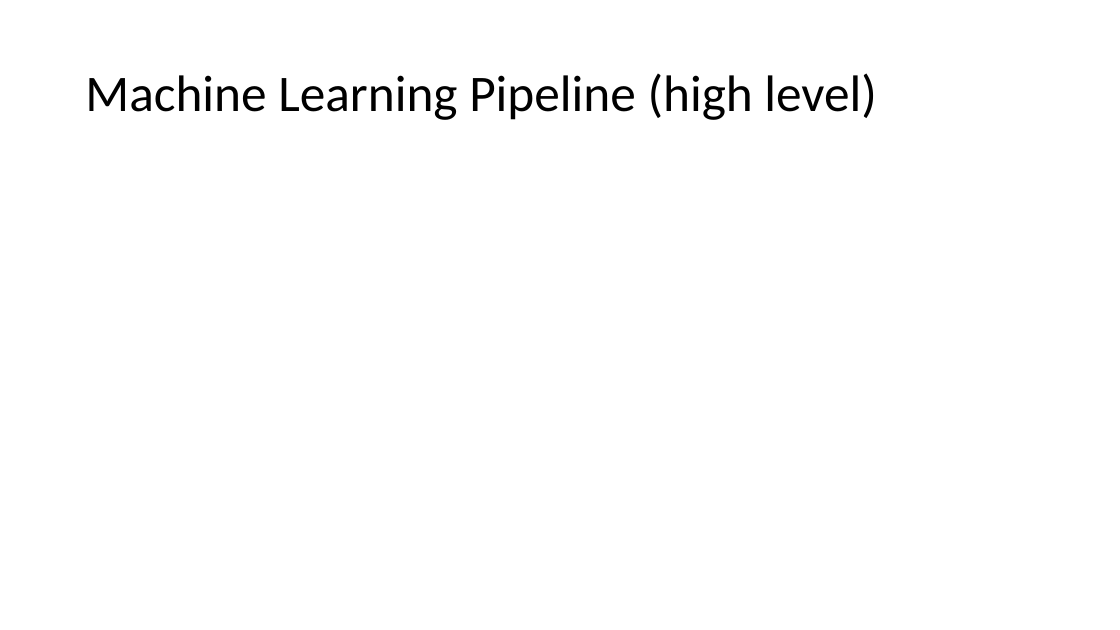
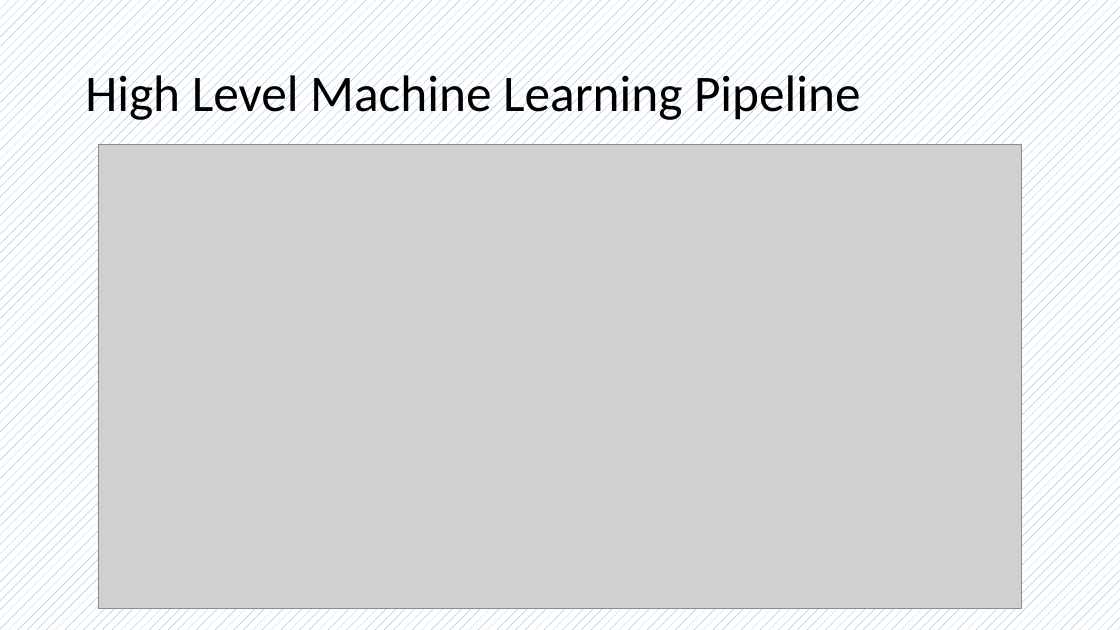
Before and after one commit to alishibli97/peca, a slide deck: slide 8 of slides.pptx. Drawn at 1120x630 pixels with LibreOffice and Linux fonts; fonts in the diff are those of the drawing; grey boxes stand for pictures. Boxes give left, top, right and bottom in pixels: in the first picture for what was removed or moved away, otherwise in the second. Text is boxed around its words. In the diff, an @@ line names an element or a change of style, - is before the commit and + after.

```diff
--- a/slides.pptx
+++ b/slides.pptx
@@ background #FFFFFF to pattern #5B9BD5 on #FFFFFF @@
@@ title at <box>85,68,861,123</box>: text changed @@
-Machine Learning Pipeline (high level)
+High Level Machine Learning Pipeline
@@ picture added at <box>98,145,1023,608</box> @@
```
Also in this commit, not shown: 10 other files.
